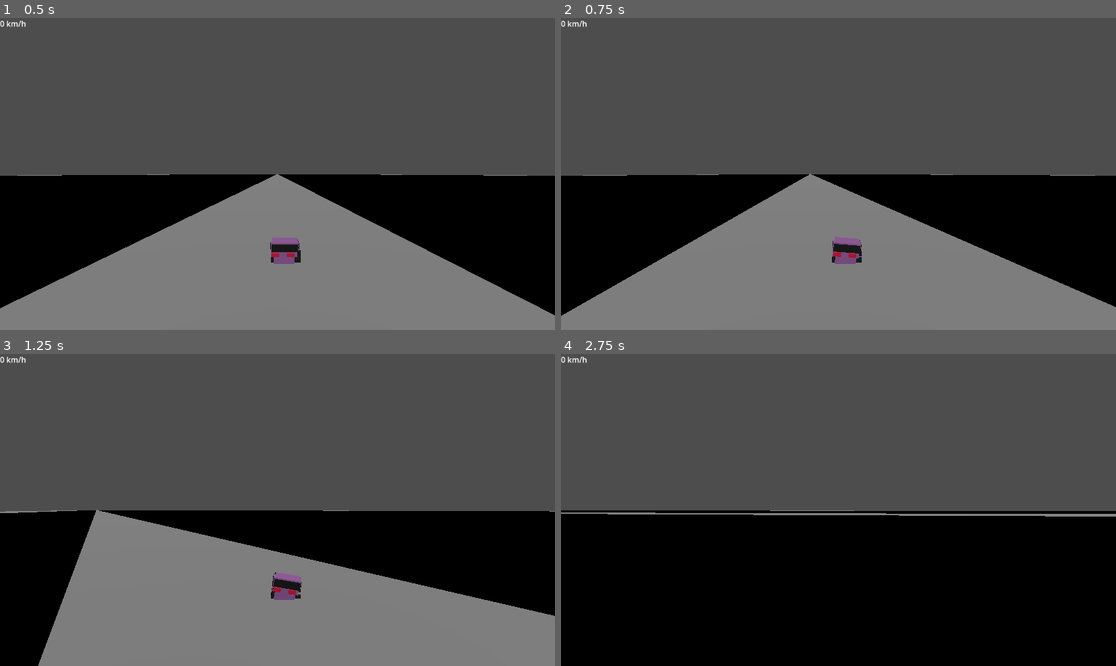
Above: before the commit, frames 1-4 (two rows, left to right).
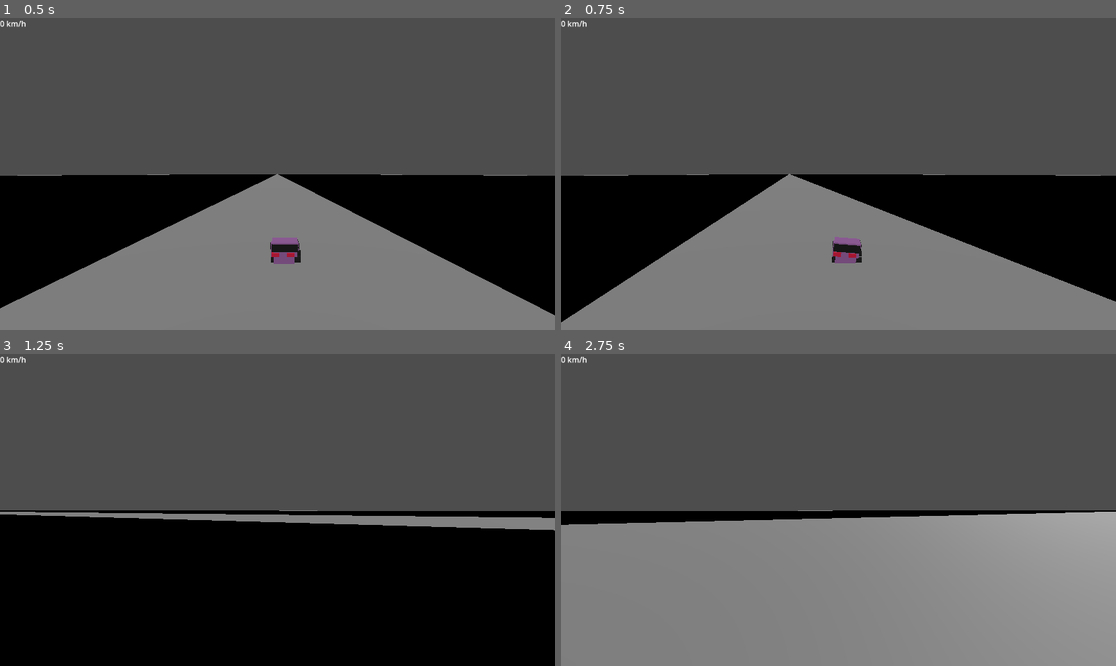
Above: after the commit, the same moments.

Repository: km2000-a11y/Urban-Drive
Game: Godot game, scene res://main.tscn
Two runs of this game, one before a commit and one after it. Both use one fixed random seed, a clock stepped at 60 frames per second and the inputs below.
Inputs:
- Up to frame 1 (0.5 s): no input
- Up to frame 2 (0.75 s): tap Enter (ui_accept) at 0.5 s; hold D (turn_right) from 0.53 s (still down); hold Space (drift) from 0.53 s (still down)
- Up to frame 3 (1.25 s): keep holding D (turn_right); keep holding Space (drift); tap Enter (ui_accept) at 0.77 s
- Up to frame 4 (2.75 s): release D (turn_right) at 1.28 s; release Space (drift) at 1.28 s; hold S (brake) 1.28-2.03 s; tap Shift (nos) at 1.35 s; tap Enter (ui_accept) at 1.52 s; hold D (turn_right) from 2.03 s (still down); hold Space (drift) from 2.03 s (still down)

Frame 1 is identical in both runs. In frame 2, 1.4% of the frame differs, in the area x 0-100%, y 49-98%; in frame 3, 32%; in frame 4, 48%, in the area x 0-100%, y 50-100%.

Commit message:
rtsj

Diff:
--- a/Scenes/audi_tt.tscn
+++ b/Scenes/audi_tt.tscn
@@ -1,6 +1,6 @@
 [gd_scene load_steps=49 format=3 uid="uid://72uh2jduq10m"]
 
-[ext_resource type="Script" uid="uid://b0isf7hyx4jdo" path="res://Scenes/audi_tt_roadster_32_2004.gd" id="1_j8p6p"]
+[ext_resource type="Script" uid="uid://b0isf7hyx4jdo" path="res://Scripts/audi_tt_roadster_32_2004.gd" id="1_j8p6p"]
 [ext_resource type="AudioStream" uid="uid://cvcst7i255e7m" path="res://SFX/rev.mp3" id="2_s0kkr"]
 [ext_resource type="AudioStream" uid="uid://cbyhxjdmmxqg3" path="res://SFX/brake.mp3" id="3_epe3n"]
 [ext_resource type="AudioStream" uid="uid://dkqrbnoypkxrd" path="res://SFX/skid.mp3" id="4_6d3fy"]
--- a/Scenes/bmw_325ti.tscn
+++ b/Scenes/bmw_325ti.tscn
@@ -1,9 +1,36 @@
-[gd_scene load_steps=37 format=3 uid="uid://ddqsqld4vm2tw"]
-
-[ext_resource type="Script" uid="uid://6x022nlj3us0" path="res://Scripts/bmw_325ti_2002.gd" id="1_yw7ql"]
+[gd_scene load_steps=37 format=3 uid="uid://bitexnmia2hni"]
+
 [ext_resource type="AudioStream" uid="uid://cvcst7i255e7m" path="res://SFX/rev.mp3" id="2_x1dwm"]
 [ext_resource type="AudioStream" uid="uid://cbyhxjdmmxqg3" path="res://SFX/brake.mp3" id="3_signy"]
 [ext_resource type="AudioStream" uid="uid://dkqrbnoypkxrd" path="res://SFX/skid.mp3" id="4_1o7eg"]
+
+[sub_resource type="GDScript" id="GDScript_41wmj"]
+script/source = "extends CarController
+
+# COSMETIC INFO (UI only)
+var car_name := \"Eisenach Q‑3\"
+var country := \"Germany\"
+var engine := \"V6 2.5L\"
+var weight_kg := 1380
+var zero_to_hundred_display := 7.20
+
+func _ready():
+	# GAMEPLAY STATS
+	mass = 1380.0
+	horsepower = 192
+	max_rpm = 6500.0
+	zero_to_hundred = 7.2
+	top_speed_kmh = 240
+	turn_speed = 2.7
+	brake_strength = 11.0
+	lateral_friction = 1.05
+	transmission = \"Rear wheel drive\"
+
+	handling_type = \"light_sport\"
+
+	apply_stats()
+	apply_handling_profile()
+"
 
 [sub_resource type="StandardMaterial3D" id="StandardMaterial3D_08euy"]
 albedo_color = Color(0, 0, 0, 1)
@@ -116,7 +143,7 @@
 [node name="BMW 325TI" type="CharacterBody3D"]
 axis_lock_angular_x = true
 axis_lock_angular_z = true
-script = ExtResource("1_yw7ql")
+script = SubResource("GDScript_41wmj")
 
 [node name="Camera3D" type="Camera3D" parent="."]
 transform = Transform3D(1, 0, 0, 0, 1, 0, 0, 0, 1, -0.179, 2, 8)
--- a/Scenes/bmw_750il.tscn
+++ b/Scenes/bmw_750il.tscn
@@ -1,6 +1,6 @@
 [gd_scene load_steps=33 format=3 uid="uid://83wvm5gp5s5m"]
 
-[ext_resource type="Script" uid="uid://bi0llg6bqivjm" path="res://Scenes/bmw_750il_1995.gd" id="1_c5m1m"]
+[ext_resource type="Script" uid="uid://bi0llg6bqivjm" path="res://Scripts/bmw_750il_1995.gd" id="1_c5m1m"]
 [ext_resource type="AudioStream" uid="uid://cvcst7i255e7m" path="res://SFX/rev.mp3" id="2_idwuc"]
 [ext_resource type="AudioStream" uid="uid://cbyhxjdmmxqg3" path="res://SFX/brake.mp3" id="3_chbkw"]
 [ext_resource type="AudioStream" uid="uid://dkqrbnoypkxrd" path="res://SFX/skid.mp3" id="4_oun17"]
--- a/Scenes/bmw_x5_4.4i.tscn
+++ b/Scenes/bmw_x5_4.4i.tscn
@@ -1,6 +1,6 @@
 [gd_scene load_steps=32 format=3 uid="uid://dro1osynp8vem"]
 
-[ext_resource type="Script" uid="uid://cwm67ct5bf8tv" path="res://Scenes/bmw_x5_4.4i_2003.gd" id="1_w546f"]
+[ext_resource type="Script" uid="uid://cwm67ct5bf8tv" path="res://Scripts/bmw_x5_4.4i_2003.gd" id="1_w546f"]
 [ext_resource type="AudioStream" uid="uid://cvcst7i255e7m" path="res://SFX/rev.mp3" id="2_qiyv2"]
 [ext_resource type="AudioStream" uid="uid://cbyhxjdmmxqg3" path="res://SFX/brake.mp3" id="3_wvydp"]
 [ext_resource type="AudioStream" uid="uid://cpontoff1o0wi" path="res://SFX/crash.mp3" id="4_cah42"]
--- a/Scenes/golf_vi_r.tscn
+++ b/Scenes/golf_v_gti.tscn
@@ -1,6 +1,6 @@
 [gd_scene load_steps=33 format=3 uid="uid://c43ew0n3xvjie"]
 
-[ext_resource type="Script" uid="uid://b5septx0dqwth" path="res://Scenes/vw_golf_vi_r_2012.gd" id="1_mbbh6"]
+[ext_resource type="Script" uid="uid://b5septx0dqwth" path="res://Scripts/vw_golf_v_gti_2003.gd" id="1_mqa82"]
 [ext_resource type="AudioStream" uid="uid://cvcst7i255e7m" path="res://SFX/rev.mp3" id="2_l8bej"]
 [ext_resource type="AudioStream" uid="uid://cbyhxjdmmxqg3" path="res://SFX/brake.mp3" id="3_gutwf"]
 [ext_resource type="AudioStream" uid="uid://dkqrbnoypkxrd" path="res://SFX/skid.mp3" id="4_ehj30"]
@@ -98,10 +98,10 @@
 [sub_resource type="QuadMesh" id="QuadMesh_twcfh"]
 size = Vector2(0.5, 0.5)
 
-[node name="GOLF VI R" type="CharacterBody3D"]
+[node name="GOLF V GTI" type="CharacterBody3D"]
 axis_lock_angular_x = true
 axis_lock_angular_z = true
-script = ExtResource("1_mbbh6")
+script = ExtResource("1_mqa82")
 
 [node name="Camera3D" type="Camera3D" parent="."]
 transform = Transform3D(1, 0, 0, 0, 1, 0, 0, 0, 1, -0.179, 2, 8)
--- a/Scenes/hummer_h2.tscn
+++ b/Scenes/hummer_h2.tscn
@@ -1,6 +1,6 @@
 [gd_scene load_steps=33 format=3 uid="uid://dsw58u40tvuob"]
 
-[ext_resource type="Script" uid="uid://c5oleqv1hg6ua" path="res://Scenes/hummer_h2_2004.gd" id="1_fcoua"]
+[ext_resource type="Script" uid="uid://c5oleqv1hg6ua" path="res://Scripts/hummer_h2_2004.gd" id="1_fcoua"]
 [ext_resource type="AudioStream" uid="uid://cvcst7i255e7m" path="res://SFX/rev.mp3" id="2_bh44a"]
 [ext_resource type="AudioStream" uid="uid://cbyhxjdmmxqg3" path="res://SFX/brake.mp3" id="3_2o1hv"]
 [ext_resource type="AudioStream" uid="uid://cpontoff1o0wi" path="res://SFX/crash.mp3" id="4_qb1gu"]
--- a/Scenes/lexus_gs350_f.tscn
+++ b/Scenes/lexus_gs350_f.tscn
@@ -1,6 +1,6 @@
 [gd_scene load_steps=33 format=3 uid="uid://bgyjhumjxsgik"]
 
-[ext_resource type="Script" uid="uid://gvooraosokcf" path="res://Scenes/lexus_gs350_f_sport_2013.gd" id="1_w2s4m"]
+[ext_resource type="Script" uid="uid://gvooraosokcf" path="res://Scripts/lexus_gs350_f_sport_2013.gd" id="1_w2s4m"]
 [ext_resource type="AudioStream" uid="uid://cvcst7i255e7m" path="res://SFX/rev.mp3" id="2_w6feq"]
 [ext_resource type="AudioStream" uid="uid://cbyhxjdmmxqg3" path="res://SFX/brake.mp3" id="3_acmvw"]
 [ext_resource type="AudioStream" uid="uid://dkqrbnoypkxrd" path="res://SFX/skid.mp3" id="4_2yb3i"]
--- a/Scenes/mini_cooper_s.tscn
+++ b/Scenes/mini_cooper_s.tscn
@@ -1,10 +1,50 @@
-[gd_scene load_steps=38 format=3 uid="uid://dq5h6hmf1n7rf"]
-
-[ext_resource type="Script" uid="uid://dympqogqfcqkr" path="res://Scripts/mini_cooper_s_2012.gd" id="1_08euy"]
+[gd_scene load_steps=38 format=3 uid="uid://cc018vng4l68e"]
+
 [ext_resource type="AudioStream" uid="uid://cvcst7i255e7m" path="res://SFX/rev.mp3" id="2_grg88"]
 [ext_resource type="AudioStream" uid="uid://cbyhxjdmmxqg3" path="res://SFX/brake.mp3" id="3_ypi0l"]
 [ext_resource type="AudioStream" uid="uid://cpontoff1o0wi" path="res://SFX/crash.mp3" id="4_a701d"]
 [ext_resource type="AudioStream" uid="uid://dkqrbnoypkxrd" path="res://SFX/skid.mp3" id="5_v0kf0"]
+
+[sub_resource type="GDScript" id="GDScript_dxrdl"]
+script/source = "extends CarController
+
+# COSMETIC INFO (UI only)
+var car_name := \"Comet Spryte\"
+var country := \"UK\"
+var engine := \"L4 1.6L\"
+var weight_kg := 1210
+var zero_to_hundred_display := 6.90
+
+func _ready():
+	# GAMEPLAY STATS
+	mass = 1210.0
+	horsepower = 181
+	max_rpm = 6500.0
+	zero_to_hundred = 6.9
+	top_speed_kmh = 225
+	turn_speed = 3.0
+	brake_strength = 12.0
+	lateral_friction = 1.12
+	transmission = \"Front wheel drive\"
+
+	# SHORTER, HOT HATCH GEARS
+	gear_count = 6
+	gear_ratios = [3.8, 2.4, 1.8, 1.4, 1.15, 0.95]
+	shift_up_rpm = 6200
+	shift_down_rpm = 2000
+
+	# DISTINCT HANDLING PROFILE
+	handling_type = \"fwd_hot_hatch\"
+
+	# APPLY BASE STATS + HANDLING
+	apply_stats()
+	apply_handling_profile()
+
+	# MINI-ONLY ACCELERATION BUFF
+
+
+	print(\"Child READY loaded:\", car_name)
+"
 
 [sub_resource type="StandardMaterial3D" id="StandardMaterial3D_nfu50"]
 albedo_color = Color(1, 1, 0, 1)
@@ -118,7 +158,7 @@
 [node name="Mini Cooper S" type="CharacterBody3D"]
 axis_lock_angular_x = true
 axis_lock_angular_z = true
-script = ExtResource("1_08euy")
+script = SubResource("GDScript_dxrdl")
 
 [node name="Camera3D" type="Camera3D" parent="."]
 transform = Transform3D(1, 0, 0, 0, 1, 0, 0, 0, 1, -0.179, 2, 8)
--- a/Scenes/speedometer.tscn
+++ b/Scenes/speedometer.tscn
@@ -1,6 +1,6 @@
 [gd_scene load_steps=2 format=3 uid="uid://bhj15vaqmgc72"]
 
-[ext_resource type="Script" uid="uid://noe1aoudj6qy" path="res://Scenes/speedometer.gd" id="1_8kgwr"]
+[ext_resource type="Script" uid="uid://noe1aoudj6qy" path="res://Scripts/speedometer.gd" id="1_8kgwr"]
 
 [node name="Speedometer" type="CanvasLayer"]
 script = ExtResource("1_8kgwr")
--- a/Scenes/vw_golf_vi_r_2012.gd
+++ /dev/null
@@ -1,25 +0,0 @@
-extends CarController
-
-# COSMETIC INFO (UI only)
-var car_name := "Straeda R20"
-var country := "Germany"
-var engine := "L4 2.0L Turbo"
-var weight_kg := 1500
-var zero_to_hundred_display := 5.50
-
-func _ready():
-	# GAMEPLAY STATS
-	mass = 1500.0
-	horsepower = 270
-	max_rpm = 6500.0
-	zero_to_hundred = 5.5
-	top_speed_kmh = 250
-	turn_speed = 2.8
-	brake_strength = 11.2
-	lateral_friction = 1.05
-	transmission = "Four wheel drive"
-
-	handling_type = "hot_hatch_awd"
-
-	apply_stats()
-	print("Child READY loaded:", car_name)
--- a/Scripts/bmw_325ti_2002.gd
+++ /dev/null
@@ -1,25 +0,0 @@
-extends CarController
-
-# COSMETIC INFO (UI only)
-var car_name := "Eisenach Q‑3"
-var country := "Germany"
-var engine := "V6 2.5L"
-var weight_kg := 1380
-var zero_to_hundred_display := 7.20
-
-func _ready():
-	# GAMEPLAY STATS
-	mass = 1380.0
-	horsepower = 192
-	max_rpm = 6500.0
-	zero_to_hundred = 7.2
-	top_speed_kmh = 240
-	turn_speed = 2.7
-	brake_strength = 11.0
-	lateral_friction = 1.05
-	transmission = "Rear wheel drive"
-
-	handling_type = "light_sport"
-
-	apply_stats()
-	apply_handling_profile()
--- a/Scripts/mini_cooper_s_2012.gd
+++ /dev/null
@@ -1,38 +0,0 @@
-extends CarController
-
-# COSMETIC INFO (UI only)
-var car_name := "Comet Spryte"
-var country := "UK"
-var engine := "L4 1.6L"
-var weight_kg := 1210
-var zero_to_hundred_display := 6.90
-
-func _ready():
-	# GAMEPLAY STATS
-	mass = 1210.0
-	horsepower = 181
-	max_rpm = 6500.0
-	zero_to_hundred = 6.9
-	top_speed_kmh = 225
-	turn_speed = 3.0
-	brake_strength = 12.0
-	lateral_friction = 1.12
-	transmission = "Front wheel drive"
-
-	# SHORTER, HOT HATCH GEARS
-	gear_count = 6
-	gear_ratios = [3.8, 2.4, 1.8, 1.4, 1.15, 0.95]
-	shift_up_rpm = 6200
-	shift_down_rpm = 2000
-
-	# DISTINCT HANDLING PROFILE
-	handling_type = "fwd_hot_hatch"
-
-	# APPLY BASE STATS + HANDLING
-	apply_stats()
-	apply_handling_profile()
-
-	# MINI-ONLY ACCELERATION BUFF
-
-
-	print("Child READY loaded:", car_name)
--- /dev/null
+++ b/Scripts/vw_golf_v_gti_2003.gd
@@ -0,0 +1,25 @@
+extends CarController
+
+# COSMETIC INFO (UI only)
+var car_name := "Straeda G25"
+var country := "Germany"
+var engine := "L4 2.0L"
+var weight_kg := 1350
+var zero_to_hundred_display := 6.9
+
+func _ready():
+	# GAMEPLAY STATS
+	mass = 1350.0
+	horsepower = 197
+	max_rpm = 6500.0
+	zero_to_hundred = 6.9
+	top_speed_kmh = 233
+	turn_speed = 2.7
+	brake_strength = 10.8
+	lateral_friction = 1.03
+	transmission = "Front-wheel drive"
+
+	handling_type = "hot_hatch_fwd"
+
+	apply_stats()
+	print("Child READY loaded:", car_name)
--- a/main.tscn
+++ b/main.tscn
@@ -1,7 +1,7 @@
 [gd_scene load_steps=4 format=3 uid="uid://cxi25dbhhlmu5"]
 
 [ext_resource type="PackedScene" uid="uid://b0rspyplkxvyp" path="res://Tracks/track.tscn" id="1_0xm2m"]
-[ext_resource type="PackedScene" uid="uid://c43ew0n3xvjie" path="res://Scenes/golf_vi_r.tscn" id="3_1bvp3"]
+[ext_resource type="PackedScene" uid="uid://c43ew0n3xvjie" path="res://Scenes/golf_v_gti.tscn" id="3_1bvp3"]
 [ext_resource type="PackedScene" uid="uid://bhj15vaqmgc72" path="res://Scenes/speedometer.tscn" id="3_h2yge"]
 
 [node name="Node" type="Node"]
--- a/new_beetle_rsi_2001.gd
+++ b/new_beetle_rsi_2001.gd
@@ -5,15 +5,15 @@
 var country := "Germany"
 var engine := "V6 3.2L"
 var weight_kg := 1500
-var zero_to_hundred_display := 6.50
+var zero_to_hundred_display := 6.70
 
 func _ready():
 	# GAMEPLAY STATS
 	mass = 1500.0
 	horsepower = 224
 	max_rpm = 6500.0
-	zero_to_hundred = 6.5
-	top_speed_kmh = 234
+	zero_to_hundred = 6.7
+	top_speed_kmh = 229
 	turn_speed = 2.5
 	brake_strength = 20.0
 	lateral_friction = 1.20
Renamed: Scenes/audi_tt_roadster_32_2004.gd -> Scripts/audi_tt_roadster_32_2004.gd
Renamed: Scenes/audi_tt_roadster_32_2004.gd.uid -> Scripts/audi_tt_roadster_32_2004.gd.uid
Not shown, removed: Scripts/bmw_325ti_2002.gd.uid
Renamed: Scenes/bmw_750il_1995.gd -> Scripts/bmw_750il_1995.gd
Renamed: Scenes/bmw_750il_1995.gd.uid -> Scripts/bmw_750il_1995.gd.uid
Renamed: Scenes/bmw_x5_4.4i_2003.gd -> Scripts/bmw_x5_4.4i_2003.gd
Renamed: Scenes/bmw_x5_4.4i_2003.gd.uid -> Scripts/bmw_x5_4.4i_2003.gd.uid
Renamed: Scenes/hummer_h2_2004.gd -> Scripts/hummer_h2_2004.gd
Renamed: Scenes/hummer_h2_2004.gd.uid -> Scripts/hummer_h2_2004.gd.uid
Renamed: Scenes/lexus_gs350_f_sport_2013.gd -> Scripts/lexus_gs350_f_sport_2013.gd
Renamed: Scenes/lexus_gs350_f_sport_2013.gd.uid -> Scripts/lexus_gs350_f_sport_2013.gd.uid
Not shown, removed: Scripts/mini_cooper_s_2012.gd.uid
(and 3 more such lines)
